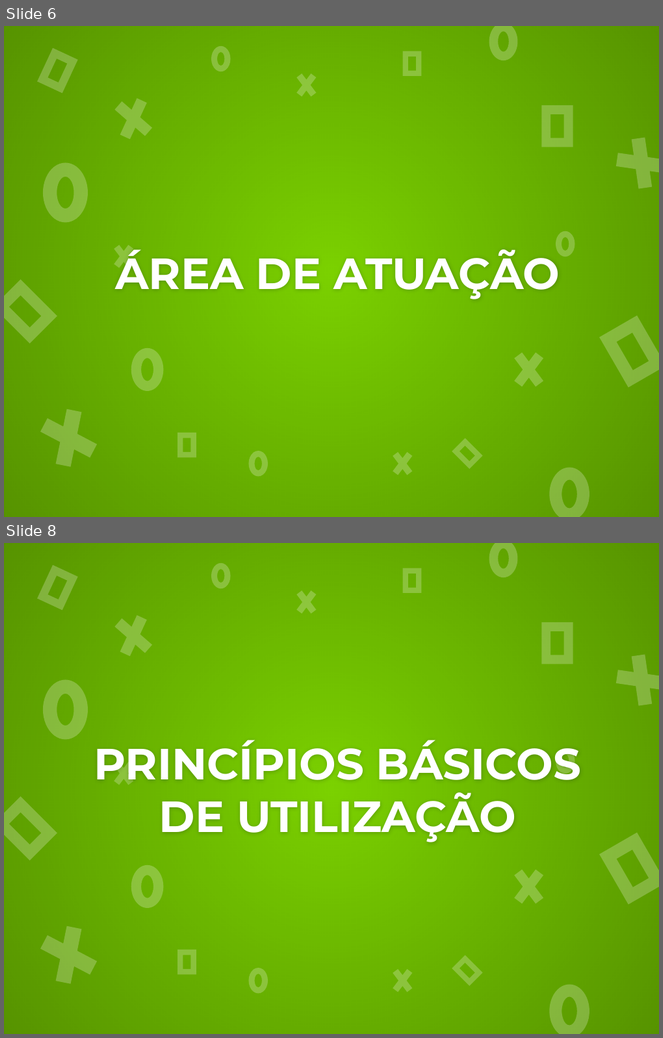
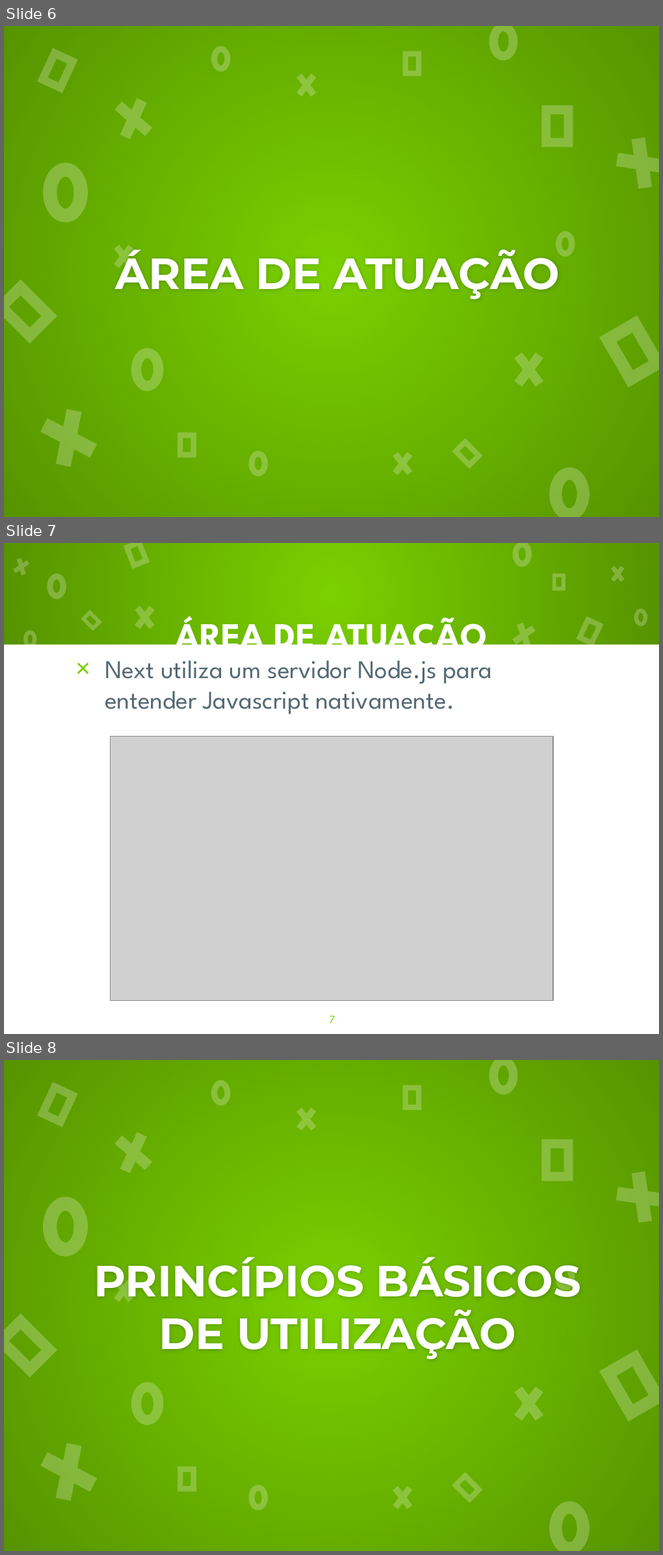
Before and after one commit to C4PISTRANO/DW2A4, a slide deck: Tecnologia Javascript/NextJs.pptx. Shown one above the other, each under a label of ours: slides 6 and 8 before the commit, slides 6, 7 and 8 after it; the slides between them are not shown. The pictures are 663x1038 and 663x1555 pixels, drawn with LibreOffice and Linux fonts; fonts in the diff are those of the drawing; grey boxes stand for pictures. Boxes give left, top, right and bottom in pixels: in the first picture for what was removed or moved away, otherwise in the second. Text is boxed around its words. In the diff, an @@ line names an element or a change of style, - is before the commit and + after.

```diff
--- a/Tecnologia Javascript/NextJs.pptx
+++ b/Tecnologia Javascript/NextJs.pptx
@@ slide 7 added at (4, 543, 659, 1034), background #7BD100 @@
@@ rectangle added at (4, 543, 659, 644), fill gradient #000000 @@
@@ cross added at (8, 552, 35, 582), fill #FFFFFF at 24% opacity @@
@@ frame added at (124, 543, 150, 568), fill #FFFFFF at 24% opacity @@
@@ donut added at (512, 543, 532, 566), fill #FFFFFF at 24% opacity @@
@@ cross added at (608, 561, 628, 587), fill #FFFFFF at 24% opacity @@
@@ donut added at (47, 574, 66, 599), fill #FFFFFF at 24% opacity @@
@@ frame added at (553, 574, 566, 591), fill #FFFFFF at 24% opacity @@
@@ cross added at (131, 599, 159, 635), fill #FFFFFF at 24% opacity @@
@@ frame added at (81, 609, 102, 631), fill #FFFFFF at 24% opacity @@
@@ title added at (176, 612, 488, 659), 30 pt, text #FFFFFF, bold @@
+ÁREA DE ATUAÇÃO
@@ cross added at (505, 613, 543, 657), fill #FFFFFF at 24% opacity @@
@@ frame added at (576, 616, 603, 646), fill #FFFFFF at 24% opacity @@
@@ donut added at (634, 609, 648, 626), fill #FFFFFF at 24% opacity @@
@@ donut added at (24, 630, 36, 648), fill #FFFFFF at 24% opacity @@
@@ rectangle added at (4, 644, 659, 1034), fill #FFFFFF @@
@@ text added at (105, 661, 492, 714), 21 pt, text #546973 @@
+× Next utiliza um servidor Node.js para entender Javascript nativamente.
@@ picture added at (111, 737, 553, 1002) @@
@@ page number added at (330, 1016, 336, 1023), 9 pt, text #7BD100 @@
+7
```
Also in this commit, not shown: 10 slides changed, 2 other slides added, 1 slide removed, 5 other files.
